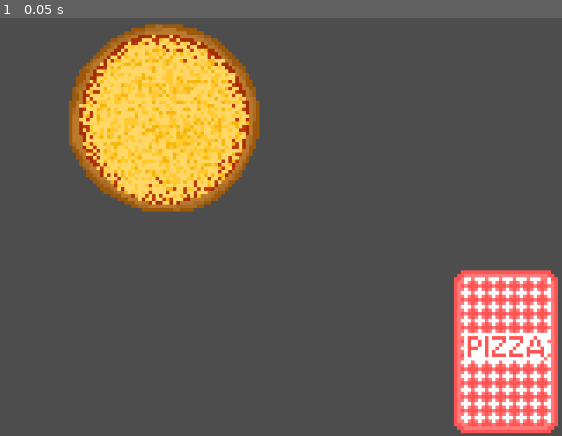
Above: before the commit, frame 1.
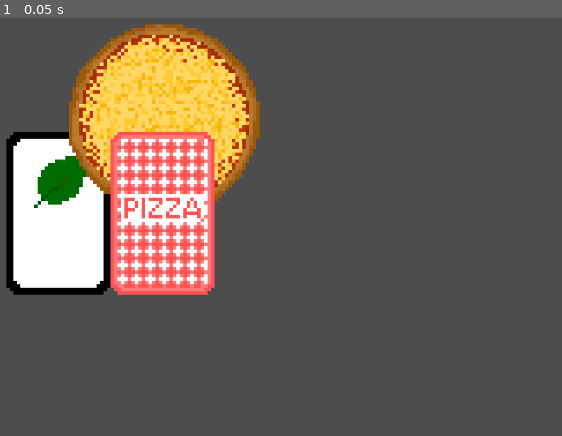
Above: after the commit, the same moment.

Repository: bstrong5923/Pizzatro
Game: Godot game, scene res://Scenes/Game.tscn
Two runs of this game, one before a commit and one after it. Both use one fixed random seed, a clock stepped at 60 frames per second and the inputs below.
Inputs:
- Up to frame 1 (0.05 s): no input

The runs differ from the first frame. In frame 1, 21% of the frame differs, in the area x 1-100%, y 27-100%.

Commit message:
deck creates cards now

Diff:
--- a/Scenes/Game.tscn
+++ b/Scenes/Game.tscn
@@ -1,16 +1,14 @@
-[gd_scene load_steps=8 format=3 uid="uid://b1wv8w4eqxgld"]
+[gd_scene load_steps=7 format=3 uid="uid://b1wv8w4eqxgld"]
 
+[ext_resource type="Script" uid="uid://00wkttosnbi6" path="res://Scenes/game.gd" id="1_7lihs"]
 [ext_resource type="PackedScene" uid="uid://47vmngv3hwa4" path="res://Scenes/pie.tscn" id="1_gl6un"]
 [ext_resource type="PackedScene" uid="uid://c1haclruh7ag6" path="res://Scenes/minis.tscn" id="3_j5yw3"]
 [ext_resource type="PackedScene" uid="uid://cytuknnllyne4" path="res://Scenes/hand_animation.tscn" id="4_kldst"]
+[ext_resource type="PackedScene" uid="uid://cu3awgnfcjhbe" path="res://Scenes/deck.tscn" id="5_7lihs"]
 [ext_resource type="Script" uid="uid://c83sk57qf2yam" path="res://Scenes/card_timer.gd" id="5_b2bpf"]
-[ext_resource type="Script" uid="uid://784qyvn53dsg" path="res://Scenes/deck.gd" id="6_fgofq"]
-[ext_resource type="Texture2D" uid="uid://cr1oj7cts6m8v" path="res://Assets/Sprites/card_upsidedown.png" id="7_2irst"]
-
-[sub_resource type="RectangleShape2D" id="RectangleShape2D_bf53h"]
-size = Vector2(30, 48)
 
 [node name="Game" type="Node2D"]
+script = ExtResource("1_7lihs")
 
 [node name="pie" parent="." instance=ExtResource("1_gl6un")]
 position = Vector2(0, -27)
@@ -30,15 +28,5 @@
 [node name="card_timer" type="Timer" parent="."]
 script = ExtResource("5_b2bpf")
 
-[node name="Deck" type="Node2D" parent="."]
-script = ExtResource("6_fgofq")
-
-[node name="Area2D" type="Area2D" parent="Deck"]
-
-[node name="CollisionShape2D" type="CollisionShape2D" parent="Deck/Area2D"]
-position = Vector2(99, 40)
-shape = SubResource("RectangleShape2D_bf53h")
-
-[node name="Sprite2D" type="Sprite2D" parent="Deck"]
-position = Vector2(99, 40)
-texture = ExtResource("7_2irst")
+[node name="upsidedown" parent="." instance=ExtResource("5_7lihs")]
+scale = Vector2(1, 1)
--- a/Scenes/card.gd
+++ b/Scenes/card.gd
@@ -3,13 +3,6 @@
 var ingredient = 0
 
 var play_timer
-
-#func _ready():
-	## random ingredient logo
-	#var frames = texture.get_width() / region_rect.size.x * texture.get_height() / region_rect.size.y
-	#ingredient = Deck.draw_card()
-	#set_ingredient(ingredient)
-	#play_timer = get_node("/root/Game/card_timer")
 
 func _input(event: InputEvent) -> void:
 	if event is InputEventMouseButton and event.button_index == MOUSE_BUTTON_LEFT and event.pressed and play_timer.can_play_a_card: # on click
--- a/Scenes/card.tscn
+++ b/Scenes/card.tscn
@@ -3,7 +3,7 @@
 [ext_resource type="Texture2D" uid="uid://ckuhuheqo5ixf" path="res://Assets/Sprites/basecardspritesheet.png" id="1_0qqmn"]
 [ext_resource type="Script" uid="uid://cvee7xrh0qx0y" path="res://Scenes/card.gd" id="2_wf8id"]
 
-[node name="Sprite2D" type="Sprite2D"]
+[node name="card" type="Sprite2D"]
 texture = ExtResource("1_0qqmn")
 region_enabled = true
 region_rect = Rect2(0, 0, 30, 47)
--- a/Scenes/deck.gd
+++ b/Scenes/deck.gd
@@ -5,7 +5,7 @@
 var deck = []
 var deck_remaining = []
 
-func _ready() -> void:
+func go():
 	fill_initial_deck()
 	add_card()
 
@@ -18,12 +18,11 @@
 
 func add_card():
 	var instance = card.instantiate()
-
 	instance.set_ingredient(pick_card())
-	instance.position.x = 32
-	instance.position.y = 0
+	instance.position = Vector2(-30, 0)
+	add_child(instance)
 
 func pick_card():
-	var card_drawn = deck_remaining[randi_range(0, deck.size())]
+	var card_drawn = deck_remaining[randi_range(0, deck.size() - 1)]
 	deck_remaining.erase(card_drawn)
 	return card_drawn
--- /dev/null
+++ b/Scenes/game.gd
@@ -0,0 +1,5 @@
+extends Node2D
+
+
+func _ready() -> void:
+	Deck.go()
Not shown, added: Scenes/game.gd.uid
